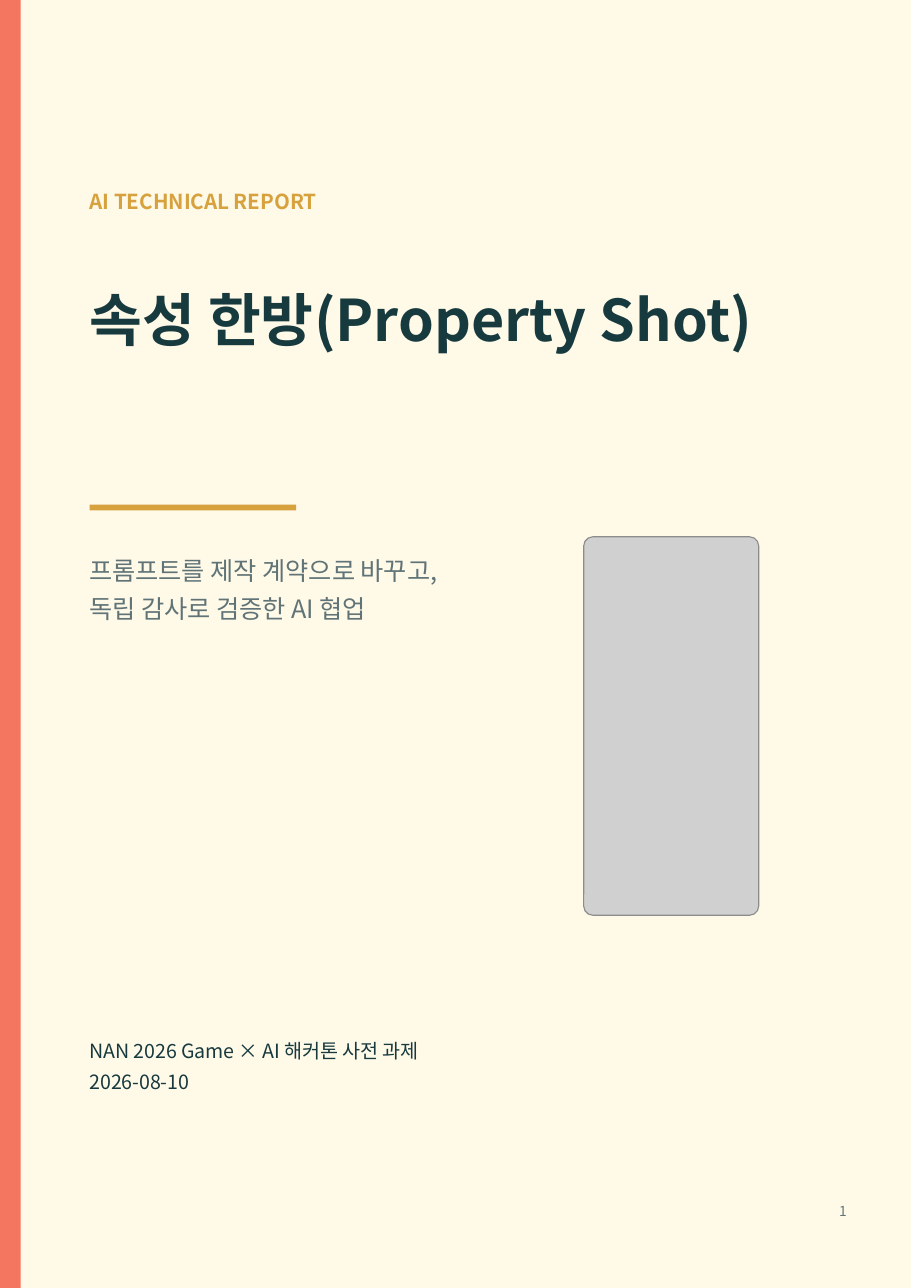
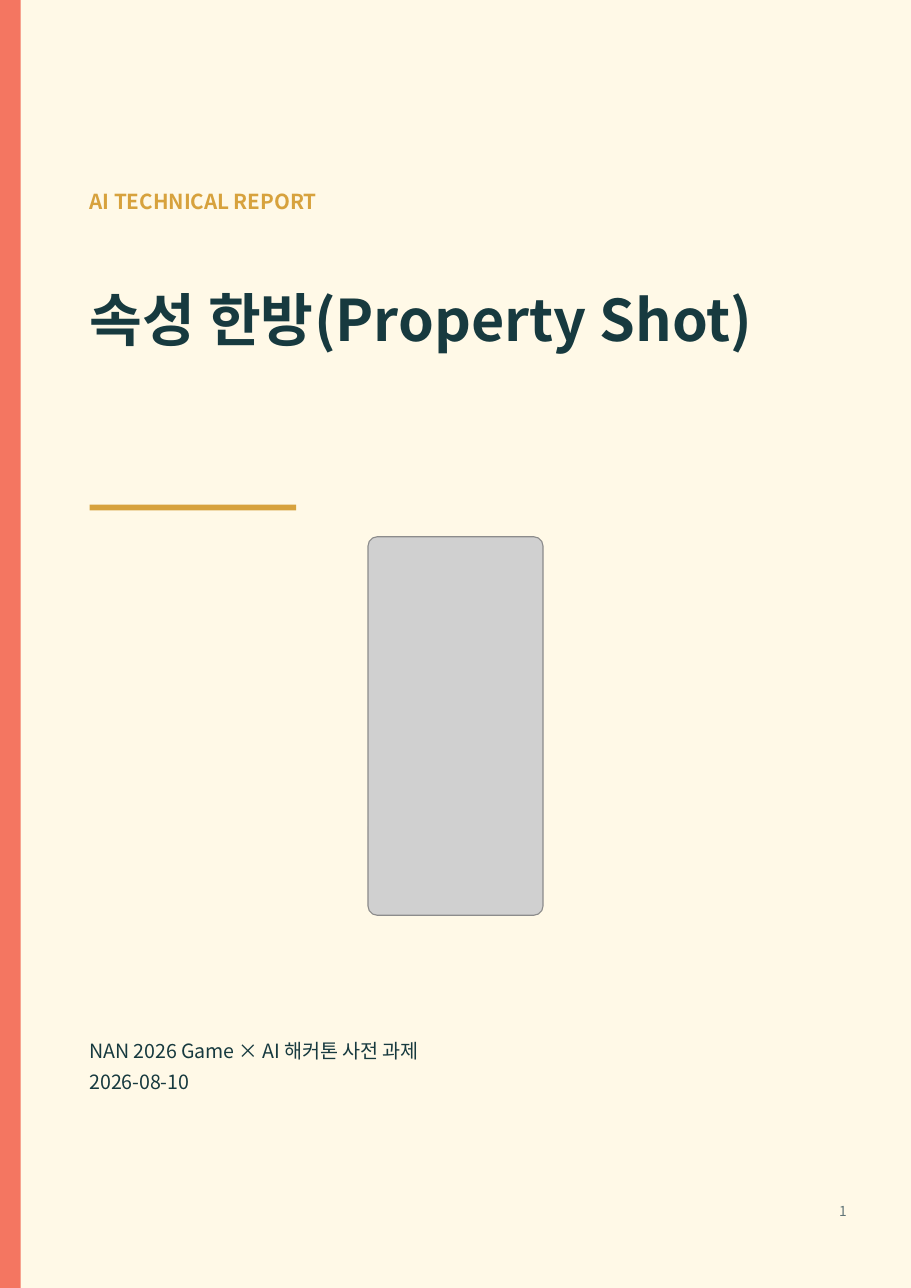
Before and after one commit to good5229/Property_shot, a slide deck: slide 1 of report/dist/property_shot_ai_technical_report.pptx. Drawn at 911x1288 pixels with LibreOffice and Linux fonts; fonts in the diff are those of the drawing; grey boxes stand for pictures. Boxes give left, top, right and bottom in pixels: in the first picture for what was removed or moved away, otherwise in the second. Text is boxed around its words. In the diff, an @@ line names an element or a change of style, - is before the commit and + after.

```diff
--- a/report/dist/property_shot_ai_technical_report.pptx
+++ b/report/dist/property_shot_ai_technical_report.pptx
@@ picture moved from (x1=584, y1=538, x2=759, y2=917) to (x1=368, y1=538, x2=543, y2=917) @@
@@ text removed at (x1=89, y1=559, x2=438, y2=620) @@
-프롬프트를 제작 계약으로 바꾸고, 독립 감사로 검증한 AI 협업
```
Also in this commit, not shown: 8 other slides changed, 3 slides added, 1 slide removed, 10 other files.
